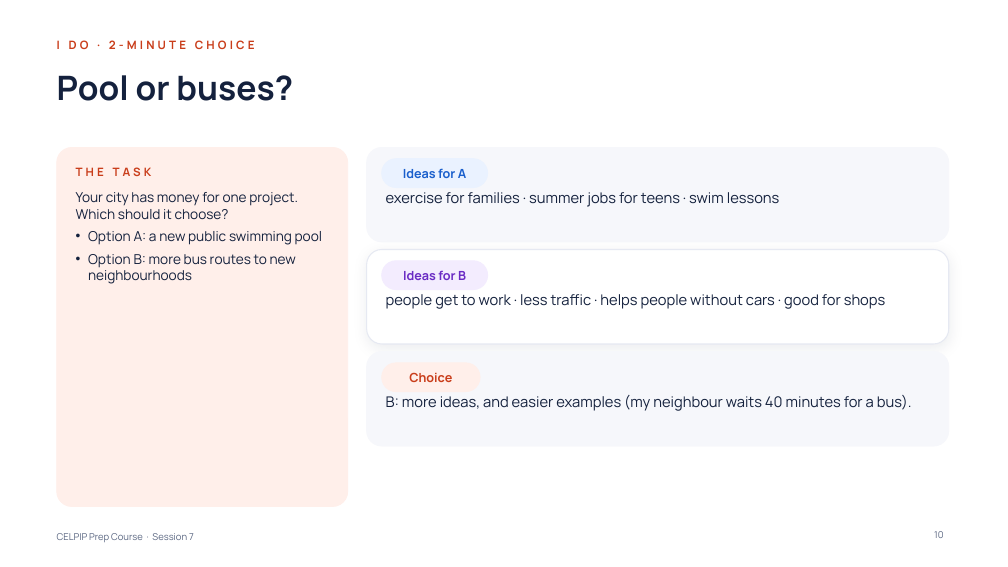
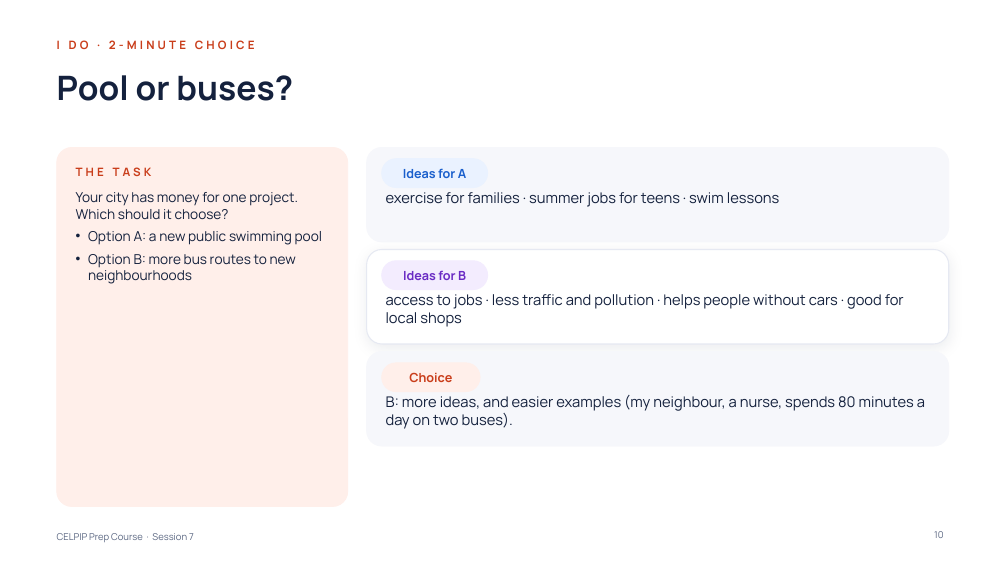
Before and after one commit to learnovateqa/The_English_Academy_CELPIP, a slide deck: slide 10 of decks/session-07.pptx. Drawn at 1008x567 pixels with LibreOffice and Linux fonts; fonts in the diff are those of the drawing. Boxes give left, top, right and bottom in pixels: in the first picture for what was removed or moved away, otherwise in the second. Text is boxed around its words. In the diff, an @@ line names an element or a change of style, - is before the commit and + after.

```diff
--- a/decks/session-07.pptx
+++ b/decks/session-07.pptx
@@ text at (386,294,904,327): text changed @@
-people get to work · less traffic · helps people without cars · good for shops
+access to jobs · less traffic and pollution · helps people without cars · good for local shops
@@ text at (386,395,925,429): text changed @@
-B: more ideas, and easier examples (my neighbour waits 40 minutes for a bus).
+B: more ideas, and easier examples (my neighbour, a nurse, spends 80 minutes a day on two buses).
```
Also in this commit, not shown: 4 other slides changed, 1 other file.
